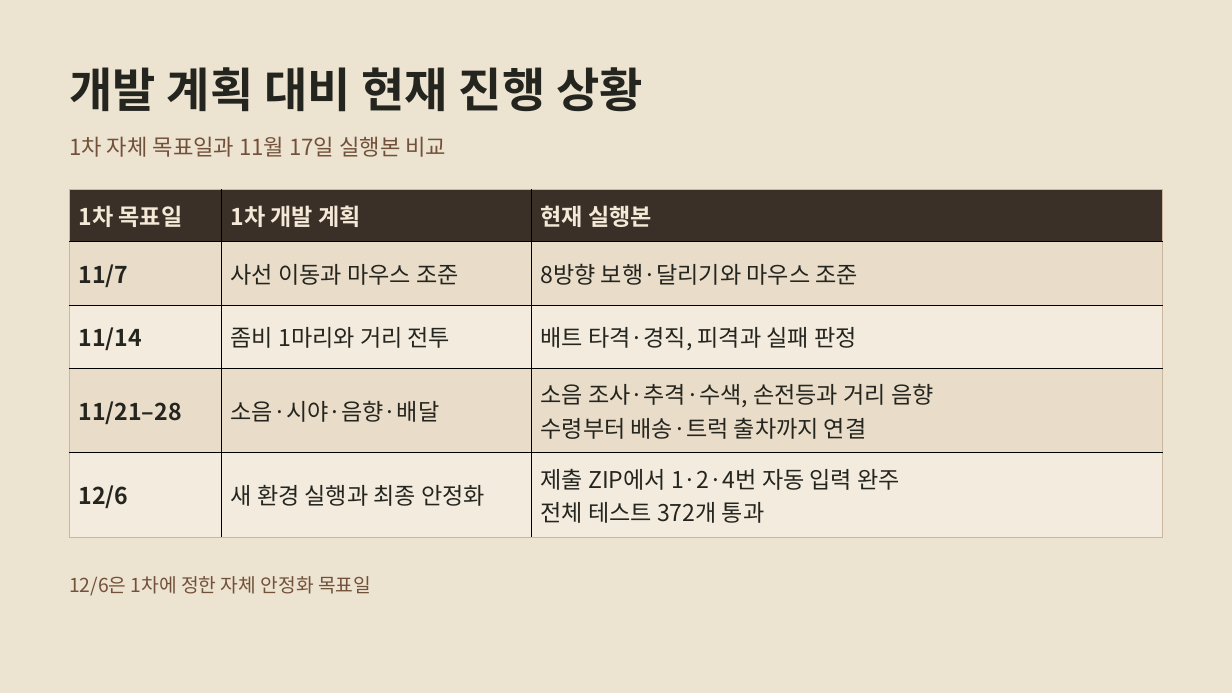
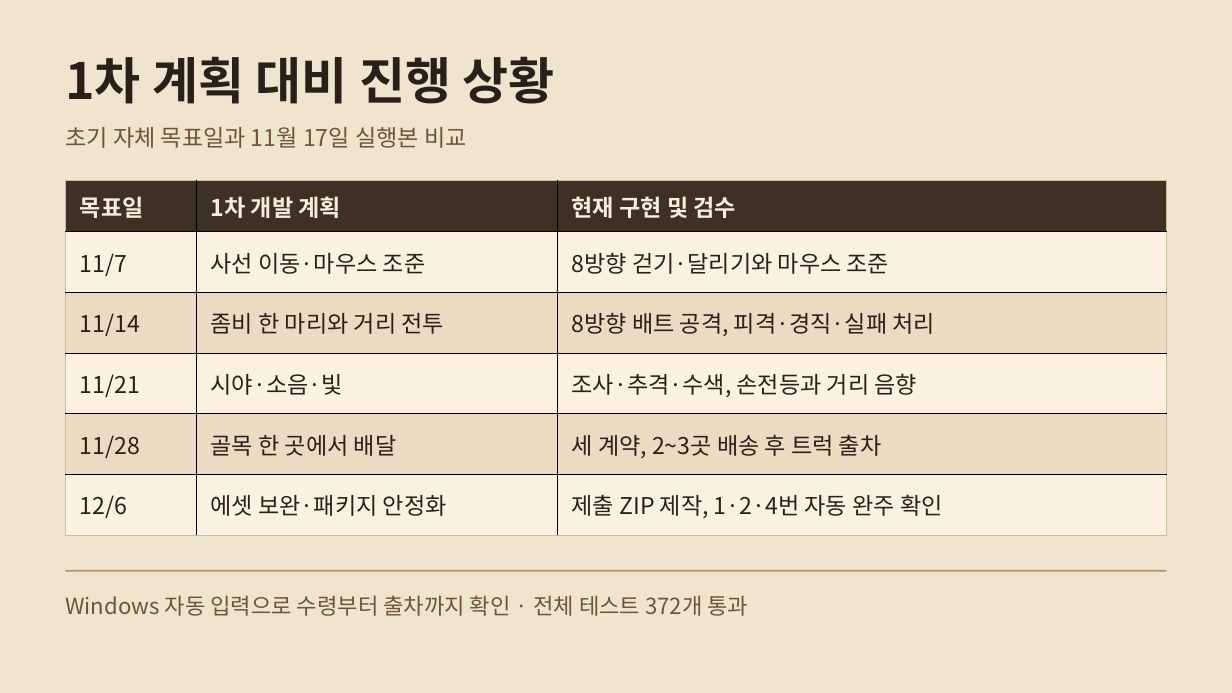
Before and after one commit to yoon778/2D_project, a slide deck: slide 4 of presentation/Dead_Route_2차발표.pptx. Drawn at 1232x693 pixels with LibreOffice and Linux fonts; fonts in the diff are those of the drawing. Boxes give left, top, right and bottom in pixels: in the first picture for what was removed or moved away, otherwise in the second. Text is boxed around its words. In the diff, an @@ line names an element or a change of style, - is before the commit and + after.

Commit message:
docs: R10-11 2차 발표 현황과 다음 개발 계획 정리

```diff
--- a/presentation/Dead_Route_2차발표.pptx
+++ b/presentation/Dead_Route_2차발표.pptx
@@ background #EDE3D1 to #EFE5CF @@
@@ text at (x1=65, y1=56, x2=555, y2=104): text changed; size 36.8 to 39 pt; text colour #252520 to #29201A @@
-개발 계획 대비 현재 진행 상황
+1차 계획 대비 진행 상황
@@ text at (x1=65, y1=127, x2=467, y2=148): text changed; size 17.2 to 18 pt; text colour #72513A to #6D5539 @@
-1차 자체 목표일과 11월 17일 실행본 비교
+초기 자체 목표일과 11월 17일 실행본 비교
@@ table at (x1=66, y1=180, x2=1167, y2=535) @@
-row 1: 1차 목표일 | 1차 개발 계획 | 현재 실행본
-row 2: 11/7 | 사선 이동과 마우스 조준 | 8방향 보행·달리기와 마우스 조준
-row 3: 11/14 | 좀비 1마리와 거리 전투 | 배트 타격·경직, 피격과 실패 판정
-row 4: 11/21–28 | 소음·시야·음향·배달 | 소음 조사·추격·수색, 손전등과 거리 음향 / 수령부터 배송·트럭 출차까지 연결
-row 5: 12/6 | 새 환경 실행과 최종 안정화 | 제출 ZIP에서 1·2·4번 자동 입력 완주 / 전체 테스트 372개 통과
+row 1: 목표일 | 1차 개발 계획 | 현재 구현 및 검수
+row 2: 11/7 | 사선 이동·마우스 조준 | 8방향 걷기·달리기와 마우스 조준
+row 3: 11/14 | 좀비 한 마리와 거리 전투 | 8방향 배트 공격, 피격·경직·실패 처리
+row 4: 11/21 | 시야·소음·빛 | 조사·추격·수색, 손전등과 거리 음향
+row 5: 11/28 | 골목 한 곳에서 배달 | 세 계약, 2~3곳 배송 후 트럭 출차
+row 6: 12/6 | 에셋 보완·패키지 안정화 | 제출 ZIP 제작, 1·2·4번 자동 완주 확인
@@ table resized from (x1=69, y1=189, x2=1163, y2=537) to (x1=66, y1=180, x2=1167, y2=535) @@
@@ text at (x1=65, y1=595, x2=749, y2=616): text changed; size 15 to 17.2 pt; text colour #72513A to #6D5539 @@
-12/6은 1차에 정한 자체 안정화 목표일
+Windows 자동 입력으로 수령부터 출차까지 확인 · 전체 테스트 372개 통과
@@ rectangle added at (x1=66, y1=570, x2=1167, y2=572), fill #B59167 @@
```
Also in this commit, not shown: 4 other slides changed, 2 slides added, 1 slide removed, 3 other files.
